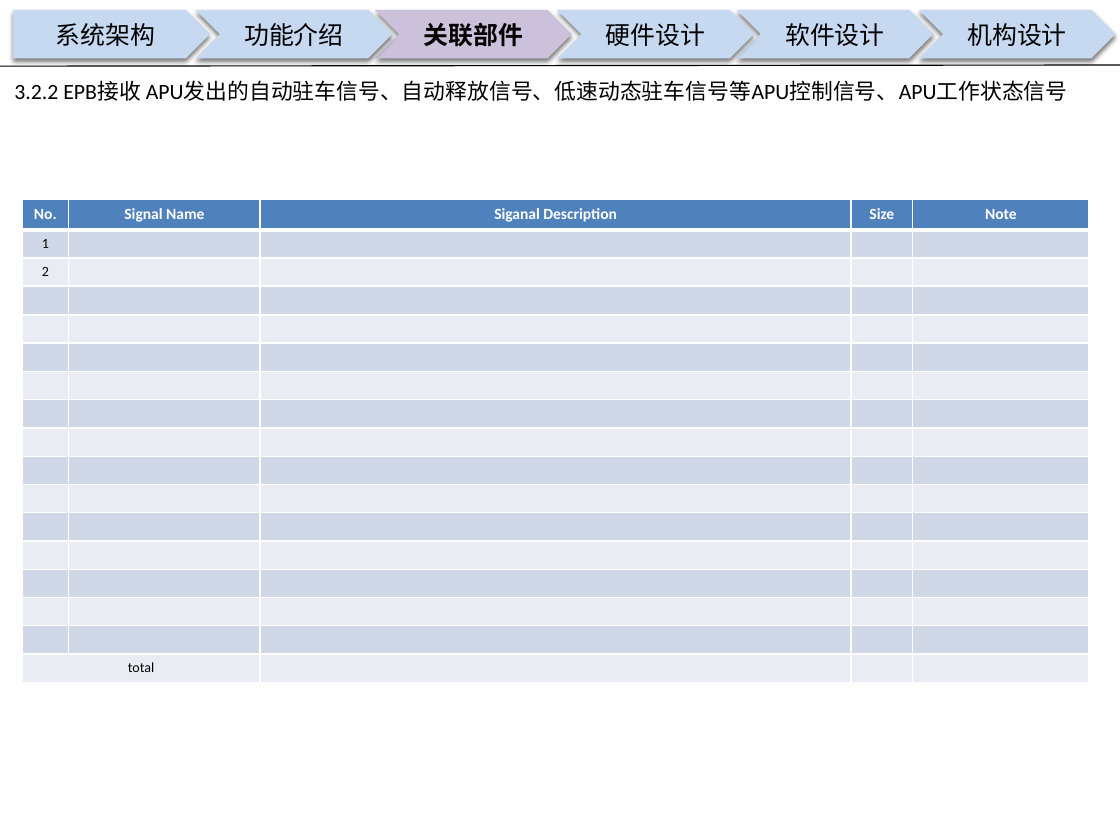
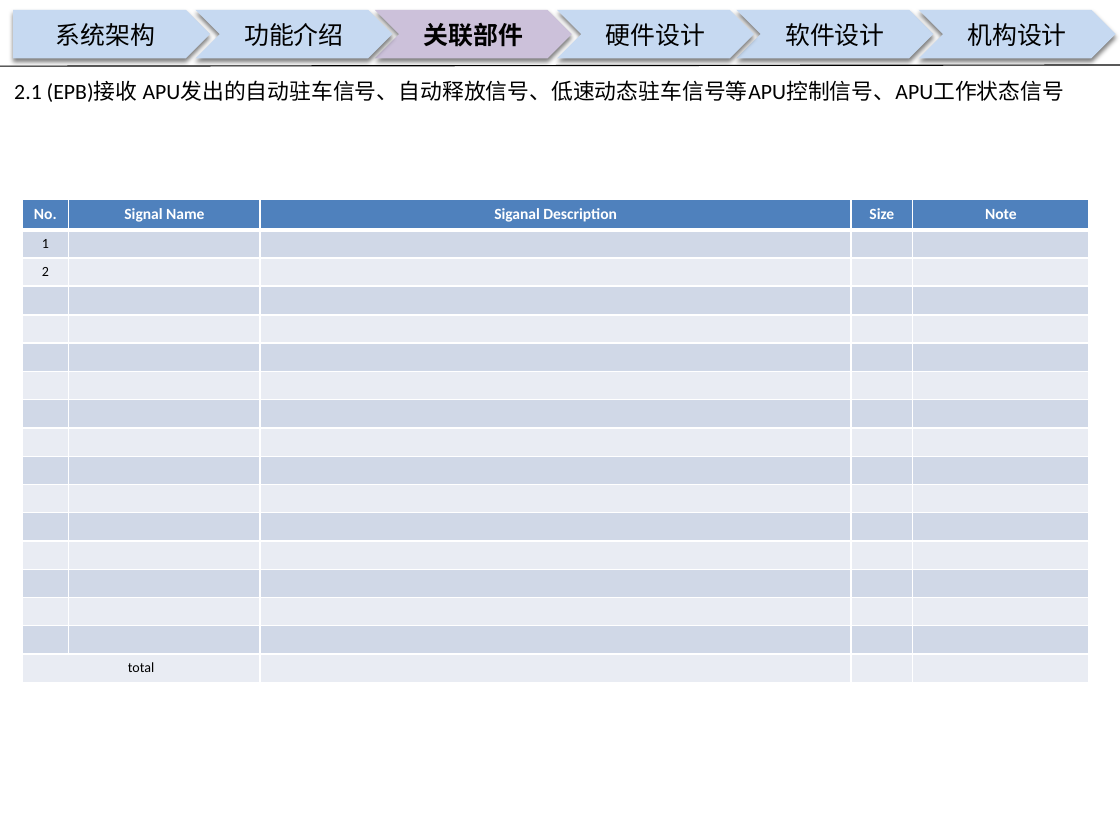
Before and after one commit to guruquan887/VAD01, a slide deck: slide 10 of 01需求分析/docs/specs/00APU设计构想书-VAD01-20180126.pptx. Drawn at 1120x840 pixels with LibreOffice and Linux fonts; fonts in the diff are those of the drawing; background and template pictures are left out. Boxes give left, top, right and bottom in pixels: in the first picture for what was removed or moved away, otherwise in the second. Text is boxed around its words. In the diff, an @@ line names an element or a change of style, - is before the commit and + after.

Commit message:
项目工作汇报
项目工作汇报

```diff
--- a/01需求分析/docs/specs/00APU设计构想书-VAD01-20180126.pptx
+++ b/01需求分析/docs/specs/00APU设计构想书-VAD01-20180126.pptx
@@ text at (14, 81, 1065, 102): text changed @@
-3.2.2 EPB接收 APU发出的自动驻车信号、自动释放信号、低速动态驻车信号等APU控制信号、APU工作状态信号
+2.1 (EPB)接收 APU发出的自动驻车信号、自动释放信号、低速动态驻车信号等APU控制信号、APU工作状态信号
```
Also in this commit, not shown: 9 other slides changed, 3 slides added, 1 other file.
